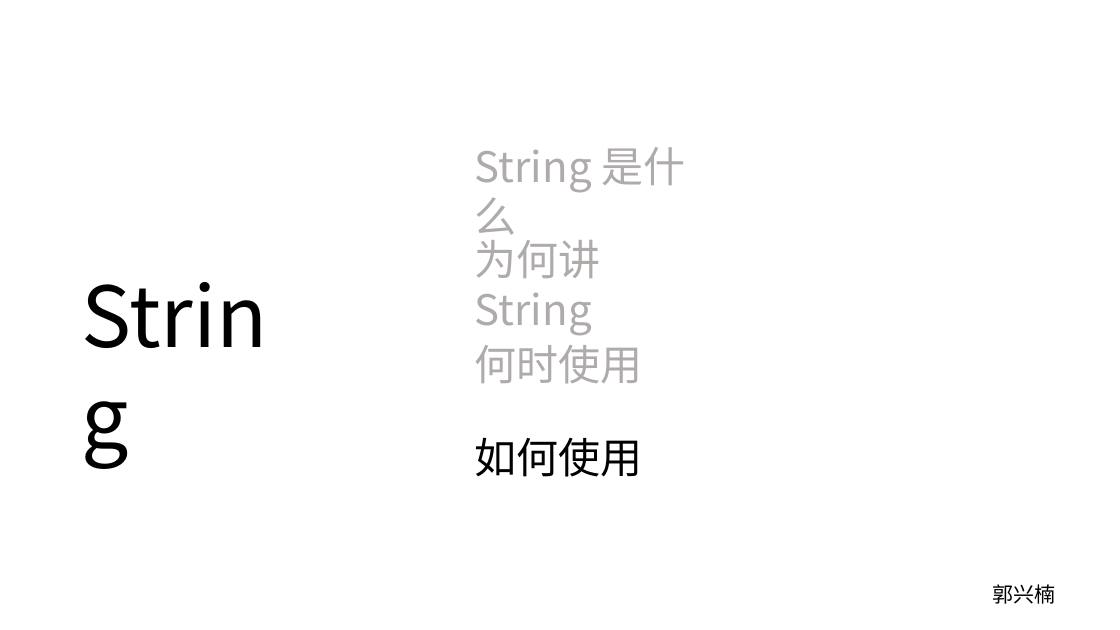
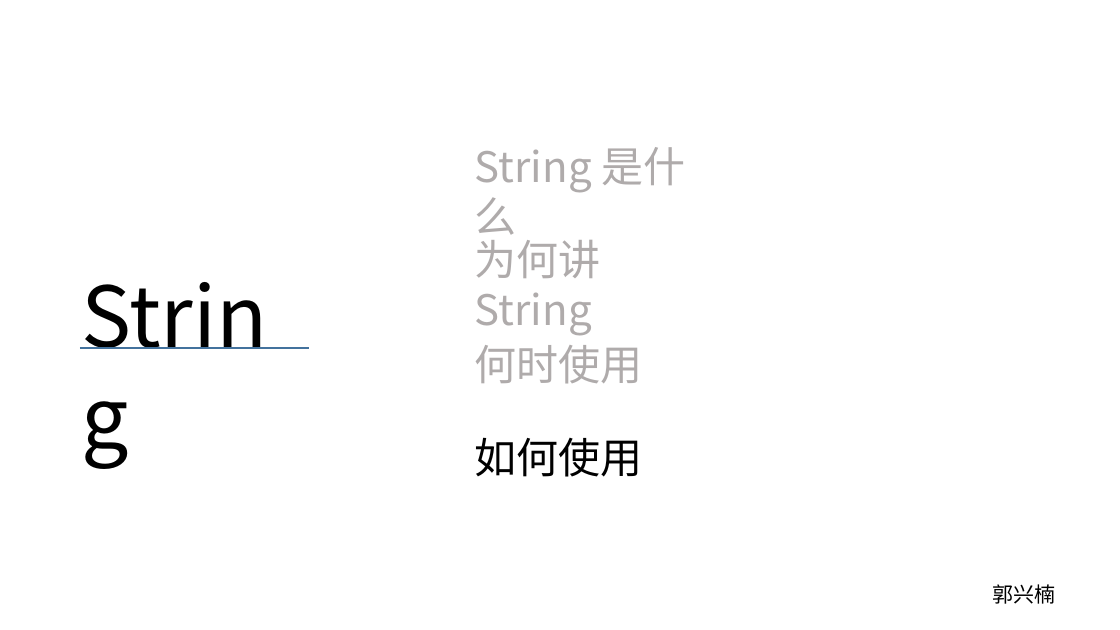
Before and after one commit to mixinan/mygit, a slide deck: slide 13 of 0703.pptx (slide 11 before the commit). Drawn at 1120x630 pixels with LibreOffice and Linux fonts; fonts in the diff are those of the drawing; background and template pictures are left out. Boxes give left, top, right and bottom in pixels: in the first picture for what was removed or moved away, otherwise in the second. Text is boxed around its words. In the diff, an @@ line names an element or a change of style, - is before the commit and + after.

```diff
--- a/0703.pptx
+++ b/0703.pptx
@@ line added from (80, 348) to (308, 348), #43739E 2.25 pt @@
```
Also in this commit, not shown: 5 other slides changed, 4 slides added.
